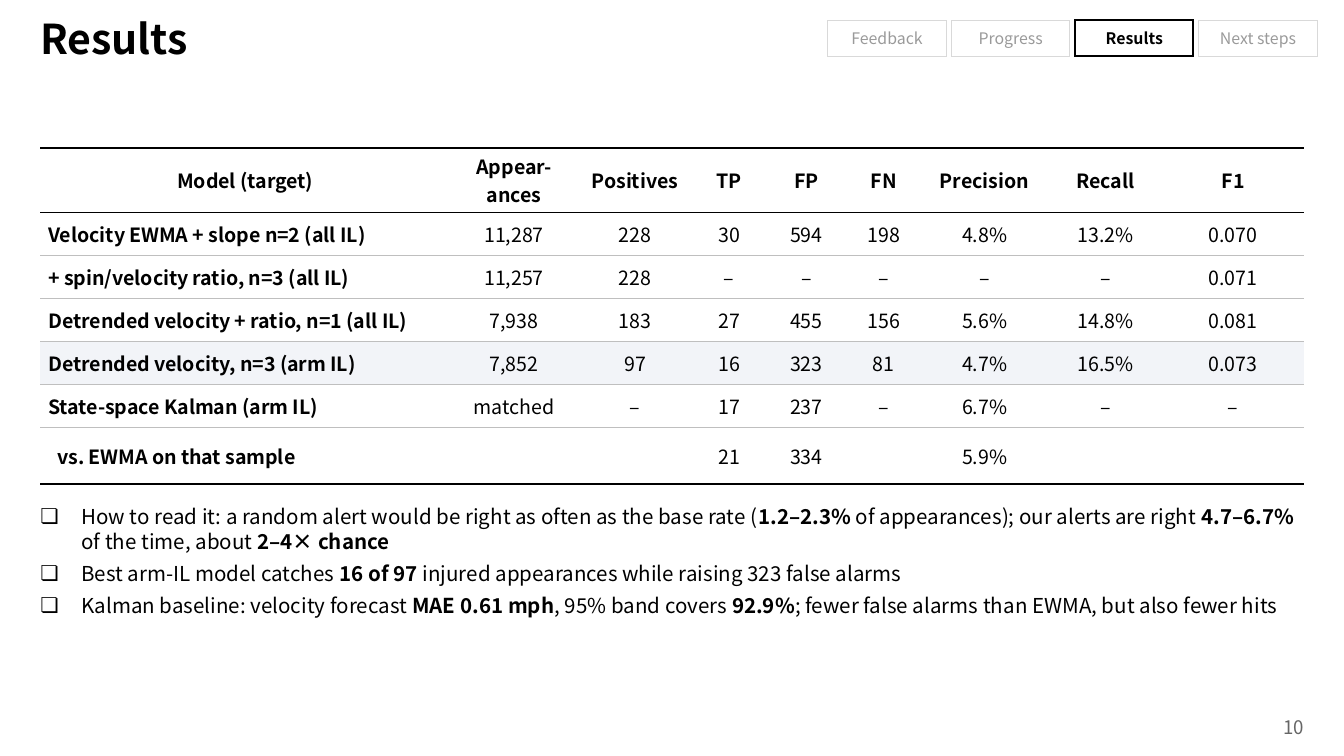
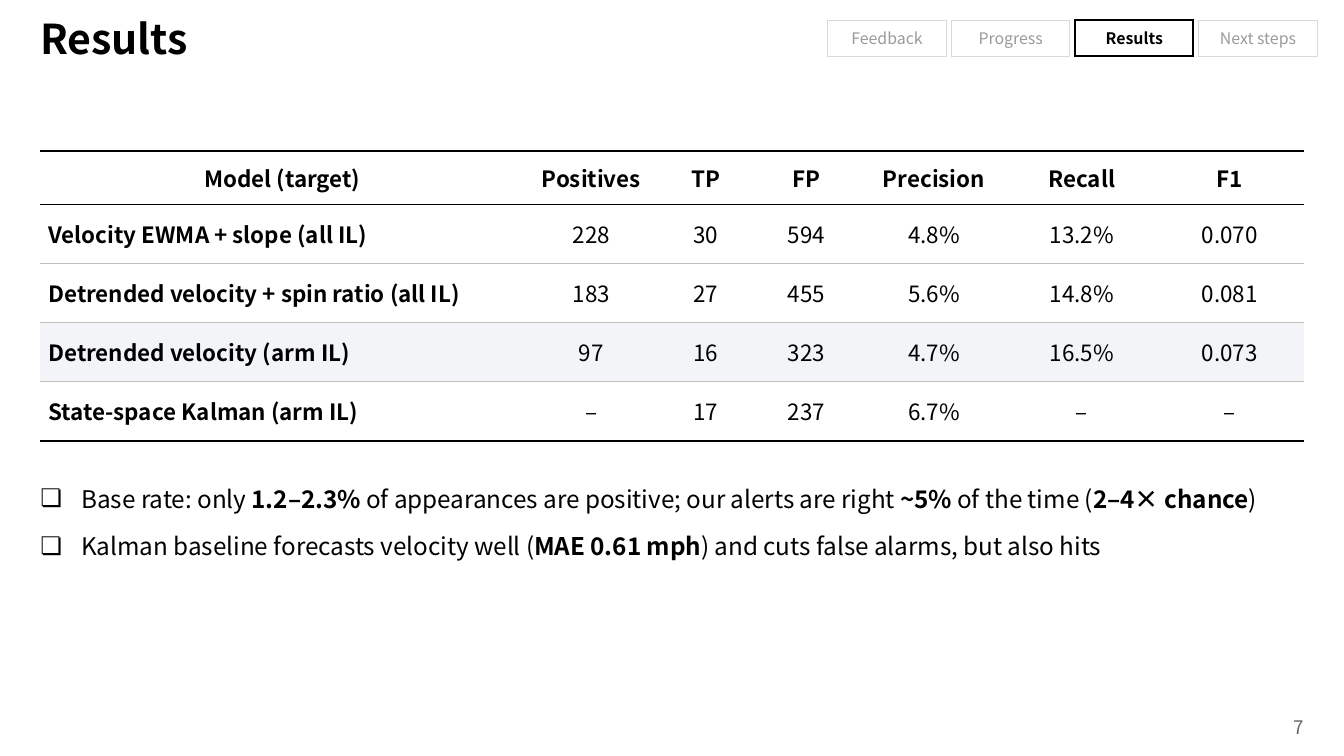
Before and after one commit to chirisjmmm/timeseries, a slide deck: slide 7 of presentation/Pitcher_Injury_Early_Warning_Midterm_EN.pptx (slide 10 before the commit). Drawn at 1344x756 pixels with LibreOffice and Linux fonts; fonts in the diff are those of the drawing; background and template pictures are left out. Boxes give left, top, right and bottom in pixels: in the first picture for what was removed or moved away, otherwise in the second. Text is boxed around its words. In the diff, an @@ line names an element or a change of style, - is before the commit and + after.

```diff
--- a/presentation/Pitcher_Injury_Early_Warning_Midterm_EN.pptx
+++ b/presentation/Pitcher_Injury_Early_Warning_Midterm_EN.pptx
@@ table at box(40, 151, 1304, 441) @@
-Model (target) | Appear- / ances | Positives | TP | FP | FN | Precision | Recall | F1
-Velocity EWMA + slope n=2 (all IL) | 11,287 | 228 | 30 | 594 | 198 | 4.8% | 13.2% | 0.070
-+ spin/velocity ratio, n=3 (all IL) | 11,257 | 228 | – | – | – | – | – | 0.071
-Detrended velocity + ratio, n=1 (all IL) | 7,938 | 183 | 27 | 455 | 156 | 5.6% | 14.8% | 0.081
-Detrended velocity, n=3 (arm IL) | 7,852 | 97 | 16 | 323 | 81 | 4.7% | 16.5% | 0.073
-State-space Kalman (arm IL) | matched | – | 17 | 237 | – | 6.7% | – | –
-vs. EWMA on that sample |  |  | 21 | 334 |  | 5.9% |  | 
+Model (target) | Positives | TP | FP | Precision | Recall | F1
+Velocity EWMA + slope (all IL) | 228 | 30 | 594 | 4.8% | 13.2% | 0.070
+Detrended velocity + spin ratio (all IL) | 183 | 27 | 455 | 5.6% | 14.8% | 0.081
+Detrended velocity (arm IL) | 97 | 16 | 323 | 4.7% | 16.5% | 0.073
+State-space Kalman (arm IL) | – | 17 | 237 | 6.7% | – | –
@@ text at box(81, 488, 1256, 561): text changed; size 11 to 13 pt @@
-❏ How to read it: a random alert would be right as often as the base rate (1.2–2.3% of appearances); our alerts are right 4.7–6.7% of the time, about 2–4× chance
-❏ Best arm-IL model catches 16 of 97 injured appearances while raising 323 false alarms
-❏ Kalman baseline: velocity forecast MAE 0.61 mph, 95% band covers 92.9%; fewer false alarms than EWMA, but also fewer hits
+❏ Base rate: only 1.2–2.3% of appearances are positive; our alerts are right ~5% of the time (2–4× chance)
+❏ Kalman baseline forecasts velocity well (MAE 0.61 mph) and cuts false alarms, but also hits
@@ page number at box(1294, 720, 1304, 734): text changed @@
-10
+7
```
Also in this commit, not shown: 6 other slides changed, 1 slide added, 5 slides removed, 2 other files.
